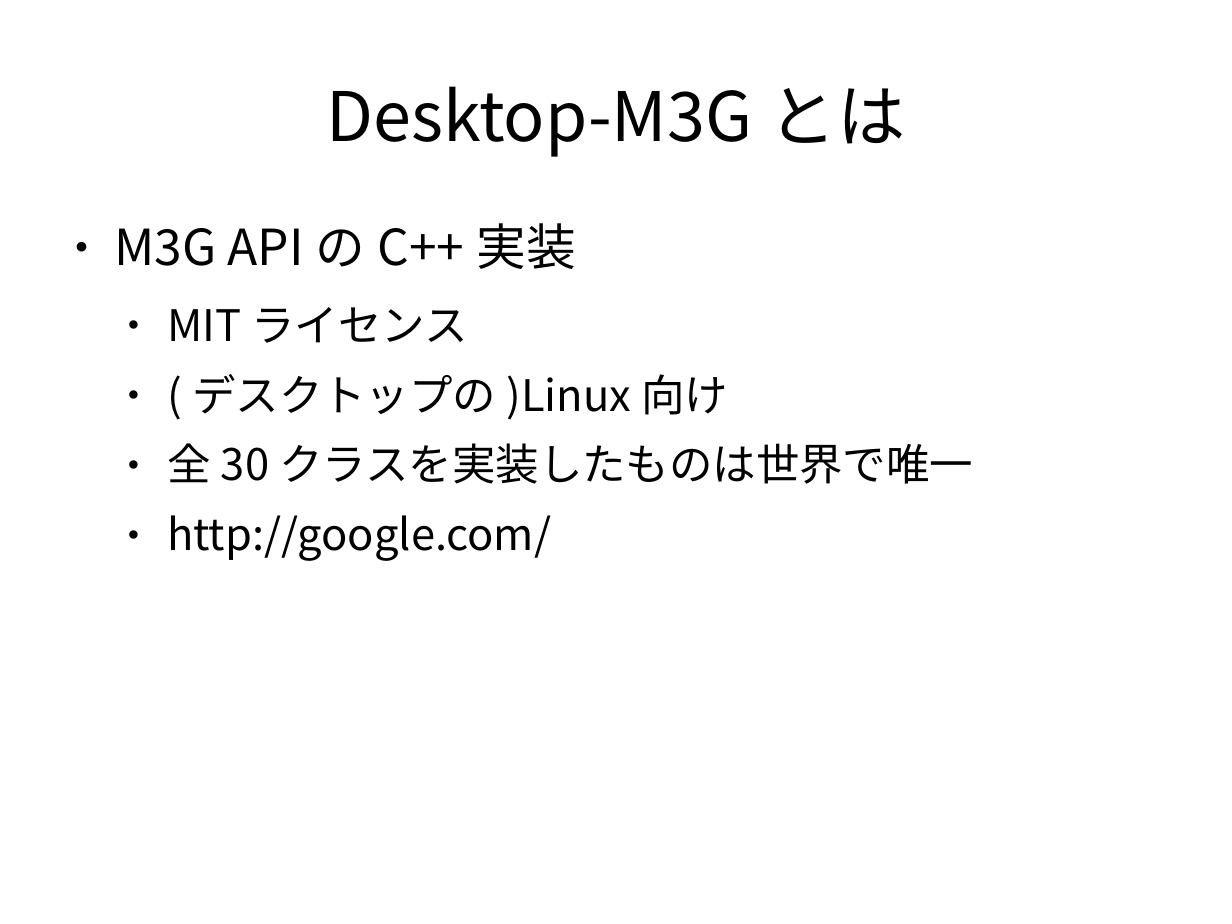
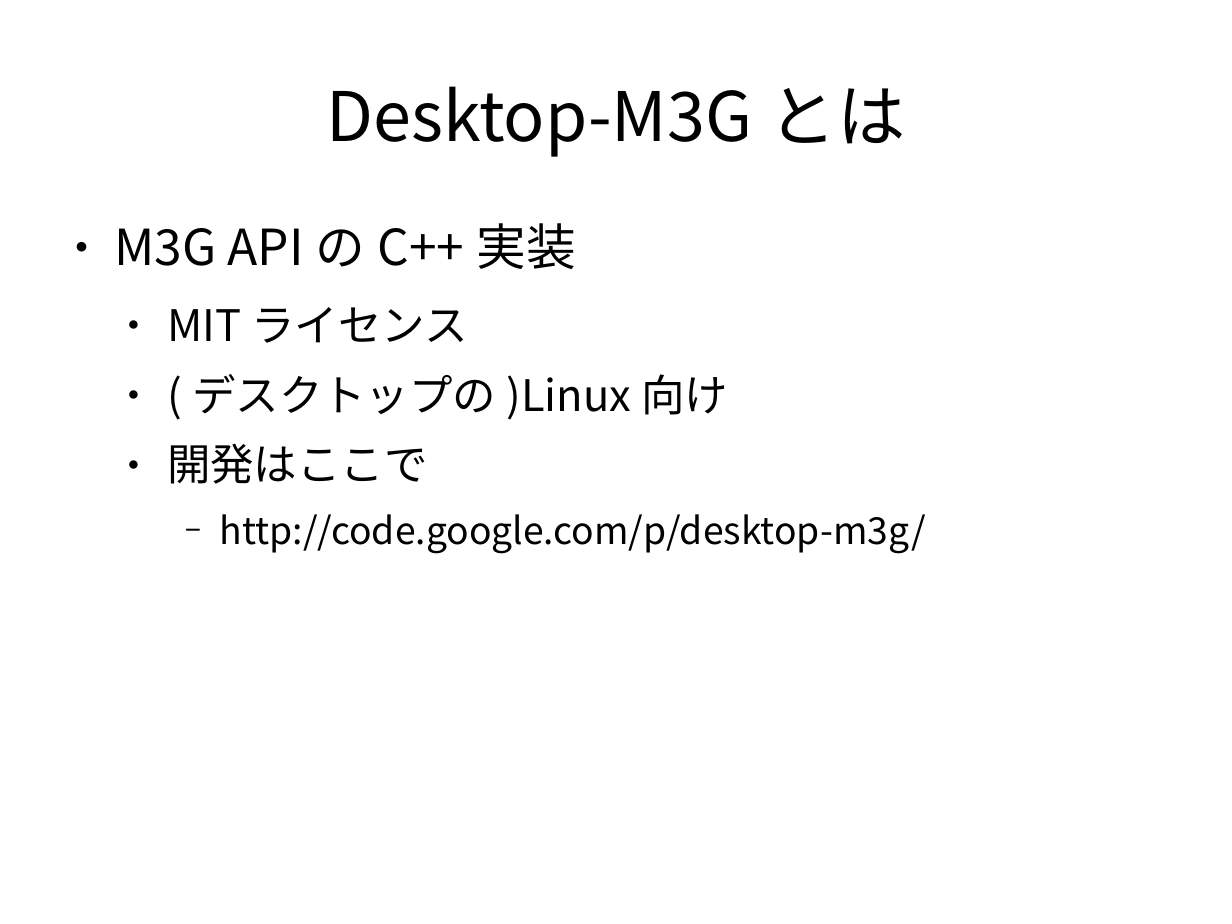
Before and after one commit to vadosnaprimer/desktop-m3g, a slide deck: slide 2 of doc/conference/Ruy会議2010-Desktop-M3Gとは.odp. Drawn at 1232x924 pixels with LibreOffice and Linux fonts; fonts in the diff are those of the drawing. Boxes give left, top, right and bottom in pixels: in the first picture for what was removed or moved away, otherwise in the second. Text is boxed around its words. In the diff, an @@ line names an element or a change of style, - is before the commit and + after.

```diff
--- a/doc/conference/Ruy会議2010-Desktop-M3Gとは.odp
+++ b/doc/conference/Ruy会議2010-Desktop-M3Gとは.odp
@@ text at [167,443,926,554]: text changed; size 28 to 24 pt @@
-  ● 全30クラスを実装したものは世界で唯一
-  ● http://google.com/
+  ● 開発はここで
+    − http://code.google.com/p/desktop-m3g/
```
Also in this commit, not shown: 5 other slides changed, 1 slide removed, 2 other files.
